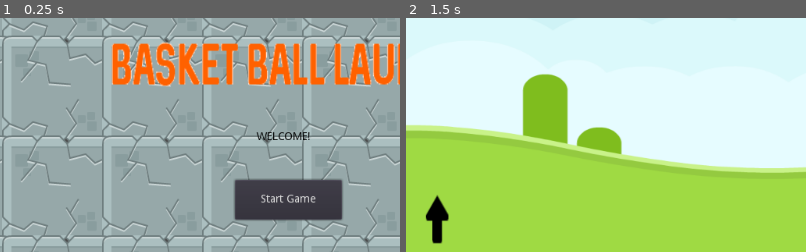
Above: before the commit, frames 1-2 (left to right).
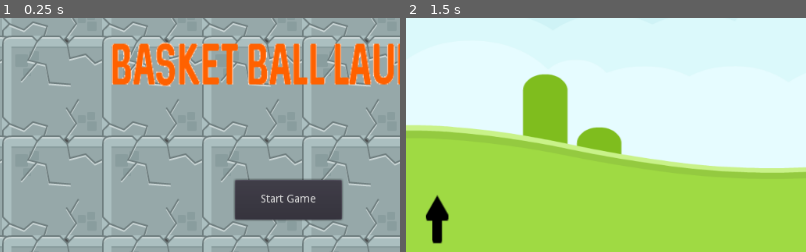
Above: after the commit, the same moments.

Repository: bsu-cs315/P1-Basketball-Game
Game: Godot game, scene res://src/TitleScreen.tscn
Two runs of this game, one before a commit and one after it. Both use one fixed random seed, a clock stepped at 60 frames per second and the inputs below.
Inputs:
- Up to frame 1 (0.25 s): no input
- Up to frame 2 (1.5 s): click "Start Game" at 0.5 s; tap Space (launch) at 1.25, 1.35 s
The pictures show only the part of the screen within x 15-65%, y 31-81%; the shares and areas given below are measured in that part.

The runs differ from the first frame. In frame 1, 0.3% of the frame differs, in the area x 64-78%, y 48-53%; in frame 2, nothing differs.

Commit message:
Remove extra label

Diff:
--- a/project/src/TitleScreen.gd
+++ b/project/src/TitleScreen.gd
@@ -4,13 +4,11 @@
 
 var gameplay_scene = preload("res://src/Level.tscn").instance()
 onready var ButtonNode = $HUD/Button
-onready var LabelNode = $HUD/Label
 onready var LogoNode = $HUD/Logo
 onready var TitleBackground = $Background
 
 func _on_Button_pressed():
 	ButtonNode.hide()
-	LabelNode.hide()
 	LogoNode.hide()
 	TitleBackground.free()
 	get_tree().get_root().add_child(gameplay_scene)
--- a/project/src/TitleScreen.tscn
+++ b/project/src/TitleScreen.tscn
@@ -64,21 +64,6 @@
 
 [node name="HUD" type="CanvasLayer" parent="."]
 
-[node name="Label" type="Label" parent="HUD"]
-anchor_left = 0.5
-anchor_top = 0.5
-anchor_right = 0.5
-anchor_bottom = 0.5
-margin_left = -31.3273
-margin_top = 34.4268
-margin_right = 37.6727
-margin_bottom = 49.4268
-custom_colors/font_color = Color( 0, 0, 0, 1 )
-text = "WELCOME!"
-__meta__ = {
-"_edit_use_anchors_": false
-}
-
 [node name="Button" type="Button" parent="HUD"]
 anchor_left = 0.5
 anchor_top = 0.5
